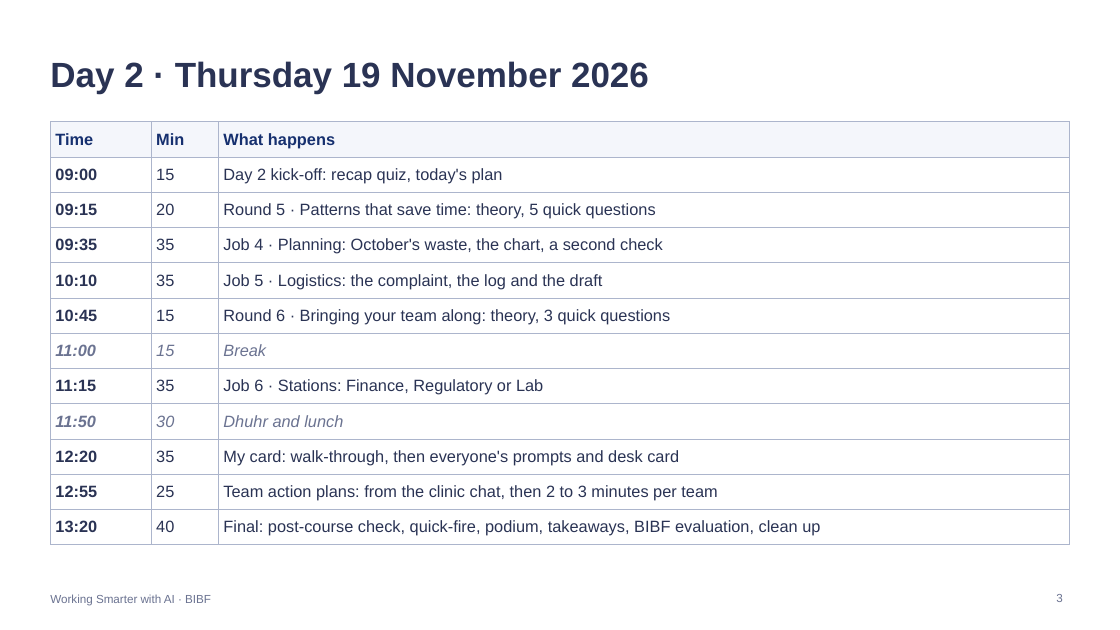
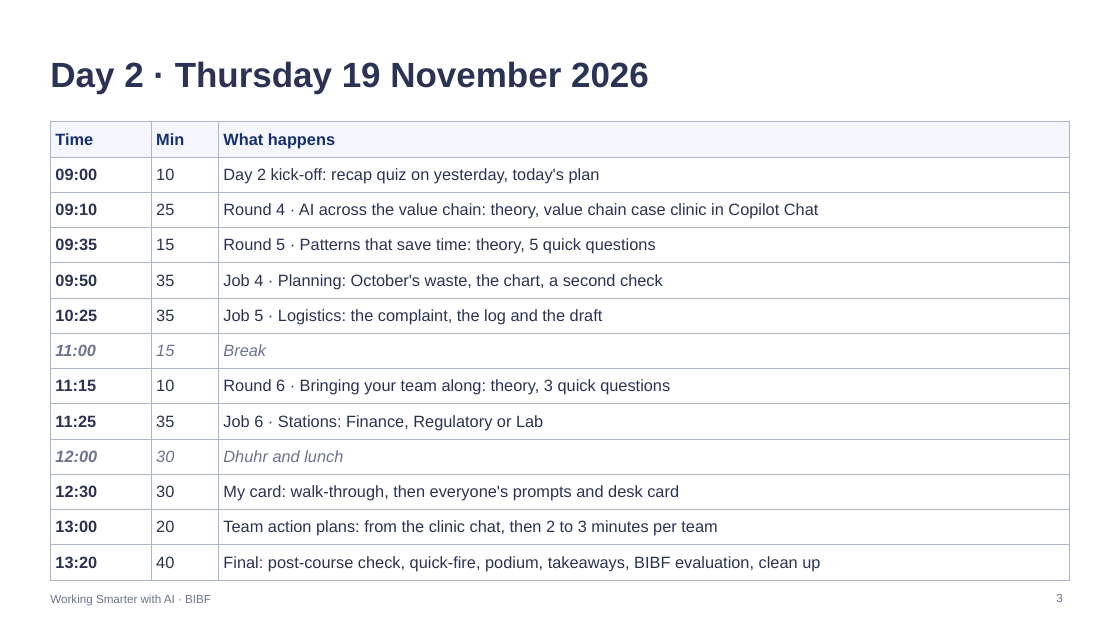
Before and after one commit to Iced377/bibf-arla, a slide deck: slide 3 of outputs/BIBF-Arla-Facilitator.pptx. Drawn at 1120x630 pixels with LibreOffice and Linux fonts; fonts in the diff are those of the drawing. Boxes give left, top, right and bottom in pixels: in the first picture for what was removed or moved away, otherwise in the second. Text is boxed around its words. In the diff, an @@ line names an element or a change of style, - is before the commit and + after.

```diff
--- a/outputs/BIBF-Arla-Facilitator.pptx
+++ b/outputs/BIBF-Arla-Facilitator.pptx
@@ table at [50,122,1070,575] @@
-row 2, column 2: 15
+row 2, column 2: 10
-row 2, column 3: Day 2 kick-off: recap quiz, today's plan
+row 2, column 3: Day 2 kick-off: recap quiz on yesterday, today's plan
-row 3: 09:15 | 20 | Round 5 · Patterns that save time: theory, 5 quick questions
+row 3: 09:10 | 25 | Round 4 · AI across the value chain: theory, value chain case clinic in Copilot Chat
-row 4, column 2: 35
+row 4, column 2: 15
-row 4, column 3: Job 4 · Planning: October's waste, the chart, a second check
+row 4, column 3: Round 5 · Patterns that save time: theory, 5 quick questions
-row 5, column 1: 10:10
+row 5, column 1: 09:50
-row 5, column 3: Job 5 · Logistics: the complaint, the log and the draft
+row 5, column 3: Job 4 · Planning: October's waste, the chart, a second check
-row 6: 10:45 | 15 | Round 6 · Bringing your team along: theory, 3 quick questions
+row 6: 10:25 | 35 | Job 5 · Logistics: the complaint, the log and the draft
-row 8: 11:15 | 35 | Job 6 · Stations: Finance, Regulatory or Lab
-row 9: 11:50 | 30 | Dhuhr and lunch
-row 10: 12:20 | 35 | My card: walk-through, then everyone's prompts and desk card
-row 11: 12:55 | 25 | Team action plans: from the clinic chat, then 2 to 3 minutes per team
+row 8: 11:15 | 10 | Round 6 · Bringing your team along: theory, 3 quick questions
+row 9: 11:25 | 35 | Job 6 · Stations: Finance, Regulatory or Lab
+row 10: 12:00 | 30 | Dhuhr and lunch
+row 11: 12:30 | 30 | My card: walk-through, then everyone's prompts and desk card
+row 12: 13:00 | 20 | Team action plans: from the clinic chat, then 2 to 3 minutes per team
```
Also in this commit, not shown: 13 other slides changed, 1 slide added, 1 slide removed, 5 other files.
